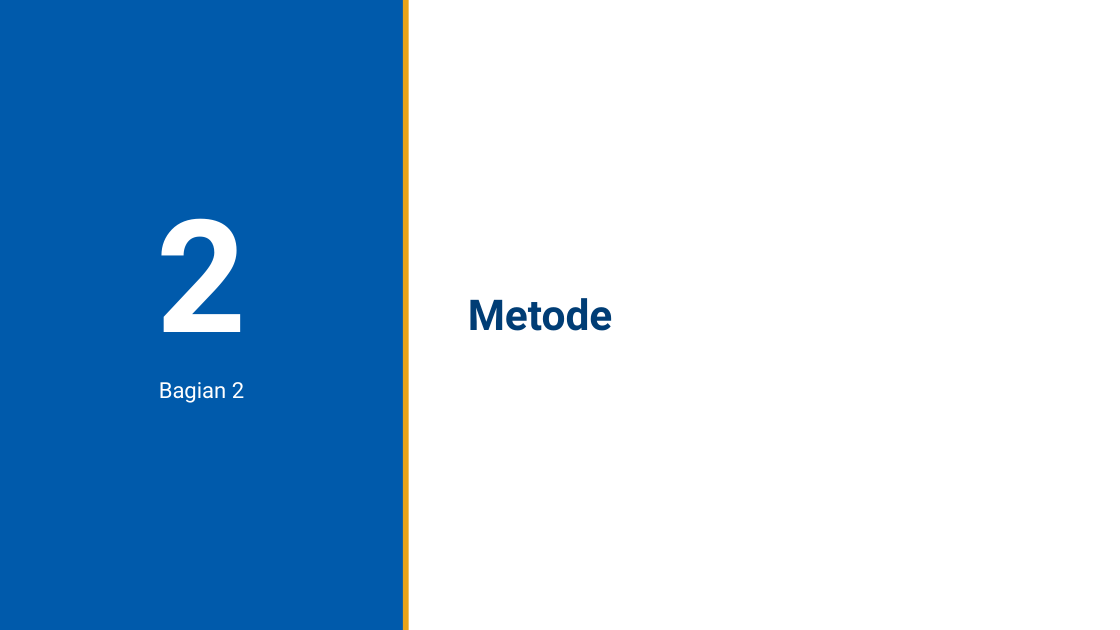
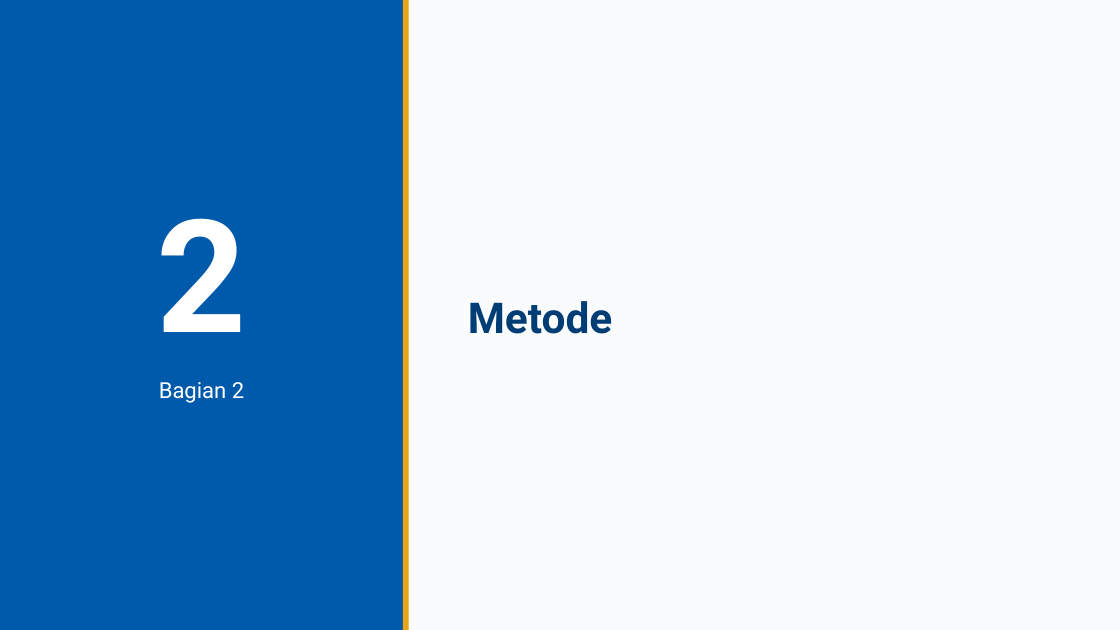
Before and after one commit to situkangsayur/deck-templates, a slide deck: slide 7 of itb-stei/libreoffice/contoh-itb.odp. Drawn at 1120x630 pixels with LibreOffice and Linux fonts; fonts in the diff are those of the drawing; background and template pictures are left out. Boxes give left, top, right and bottom in pixels: in the first picture for what was removed or moved away, otherwise in the second. Text is boxed around its words. In the diff, an @@ line names an element or a change of style, - is before the commit and + after.

```diff
--- a/itb-stei/libreoffice/contoh-itb.odp
+++ b/itb-stei/libreoffice/contoh-itb.odp
@@ background #FFFFFF to #FAFBFD @@
```
Also in this commit, not shown: 9 other slides changed, 5 other files.
